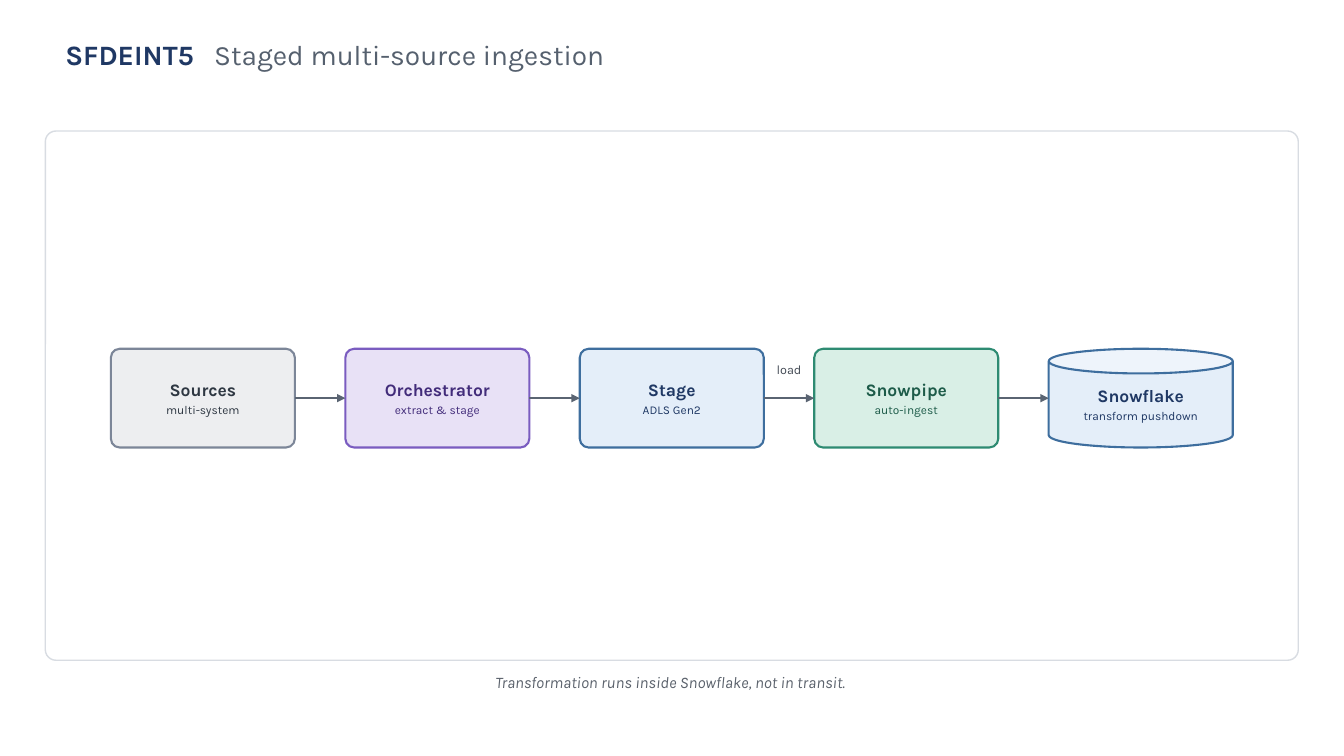
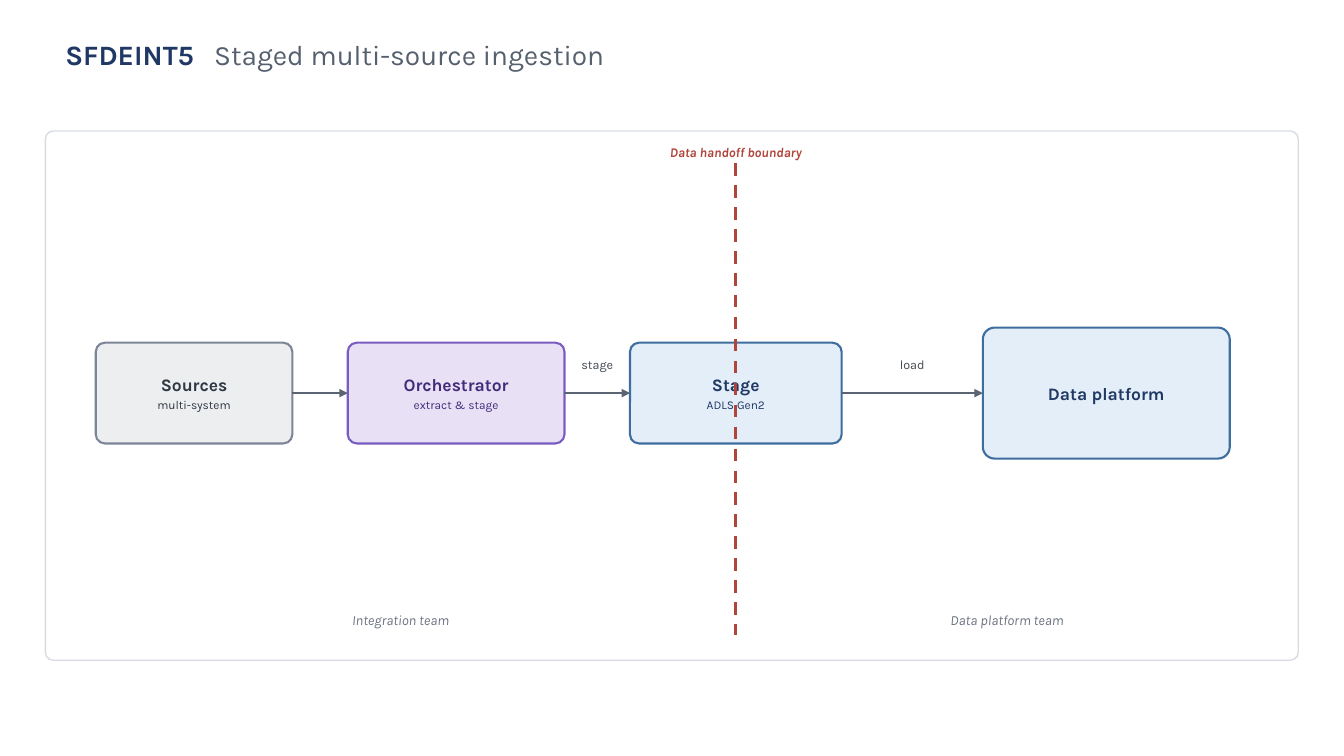
Before and after one commit to xpuneet/Pers, a slide deck: slide 26 of Chaucer_Integration_Pattern_Diagrams_Editable.pptx (slide 27 before the commit). Drawn at 1344x756 pixels with LibreOffice and Linux fonts; fonts in the diff are those of the drawing. Boxes give left, top, right and bottom in pixels: in the first picture for what was removed or moved away, otherwise in the second. Text is boxed around its words. In the diff, an @@ line names an element or a change of style, - is before the commit and + after.

```diff
--- a/Chaucer_Integration_Pattern_Diagrams_Editable.pptx
+++ b/Chaucer_Integration_Pattern_Diagrams_Editable.pptx
@@ rounded rectangle at bbox=[45, 131, 1299, 660]: proportions changed @@
@@ text added at bbox=[670, 148, 801, 161], 9.5 pt, text #B0453B, bold, italic @@
+Data handoff boundary
@@ line added from (736, 163) to (736, 635), #B0453B 2.25 pt dashed @@
@@ rounded rectangle added at bbox=[983, 328, 1230, 459], fill #E4EEF9, outline #3E6E9E 1.5 pt, 12.5 pt, text #1F3864, bold @@
+Data platform
@@ rounded rectangle "Sources": place and size @@
-rounded rectangle "Sources" at bbox=[111, 349, 295, 448]
+rounded rectangle "Sources" at bbox=[96, 343, 292, 444]
@@ rounded rectangle "Orchestrator": place and size @@
-rounded rectangle "Orchestrator" at bbox=[346, 349, 530, 448]
+rounded rectangle "Orchestrator" at bbox=[348, 343, 565, 444]
@@ rounded rectangle "Stage": place and size @@
-rounded rectangle "Stage" at bbox=[580, 349, 764, 448]
+rounded rectangle "Stage" at bbox=[630, 343, 842, 444]
@@ rounded rectangle removed at bbox=[815, 349, 999, 448] @@
-Snowpipe
-auto-ingest
@@ text "load": place and size @@
-text "load" at bbox=[777, 365, 802, 374]
+text "load" at bbox=[900, 360, 925, 369]
@@ cylinder removed at bbox=[1049, 349, 1233, 448] @@
-Snowflake
-transform pushdown
@@ text added at bbox=[581, 361, 613, 372], 9 pt, text #444B55 @@
+stage
@@ arrow moved from (295, 398) - (346, 398) to (292, 393) - (348, 393) @@
@@ arrow moved from (529, 398) - (580, 398) to (565, 393) - (630, 393) @@
@@ arrow removed from (764, 398) to (815, 398) @@
@@ arrow moved from (998, 398) - (1049, 398) to (842, 393) - (983, 393) @@
@@ text added at bbox=[352, 615, 449, 629], 10 pt, text #6B7280, italic @@
+Integration team
@@ text added at bbox=[950, 615, 1064, 628], 10 pt, text #6B7280, italic @@
+Data platform team
@@ text removed at bbox=[495, 677, 845, 690] @@
-Transformation runs inside Snowflake, not in transit.
```
Also in this commit, not shown: 5 other slides changed, 1 slide removed.
